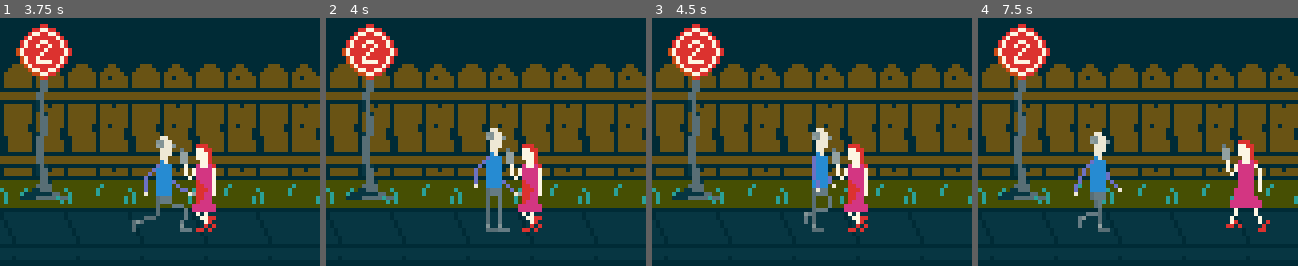
Above: before the commit, frames 1-4 (left to right).
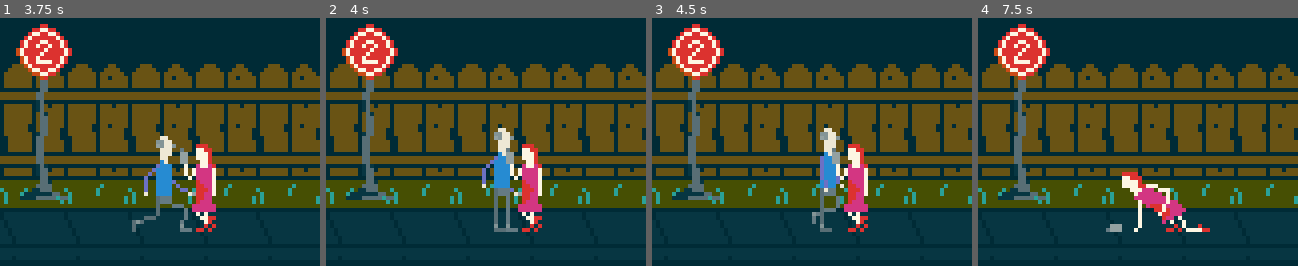
Above: after the commit, the same moments.

Repository: CloneDeath/StabbyStabby
Game: Godot game, scene res://Main.tscn
Two runs of this game, one before a commit and one after it. Both use one fixed random seed, a clock stepped at 60 frames per second and the inputs below.
Inputs:
- Up to frame 1 (3.75 s): no input
- Up to frame 2 (4 s): no input
- Up to frame 3 (4.5 s): no input
- Up to frame 4 (7.5 s): no input

Frame 1 is identical in both runs. In frame 2, 2.4% of the frame differs, in the area x 46-60%, y 44-87%; in frame 3, 2.3%; in frame 4, 6.5%, in the area x 30-92%, y 45-87%.

Commit message:
Added collapse frame for woman

Diff:
--- a/Main.tscn
+++ b/Main.tscn
@@ -70,9 +70,9 @@
 2/shapes = [  ]
 2/z_index = 0
 
-[sub_resource type="Animation" id=4]
+[sub_resource type="Animation" id=3]
 resource_name = "init"
-length = 6.0
+length = 8.0
 loop = true
 tracks/0/type = "value"
 tracks/0/path = NodePath("Man:position")
@@ -81,10 +81,10 @@
 tracks/0/imported = false
 tracks/0/enabled = true
 tracks/0/keys = {
-"times": PoolRealArray( 0, 1.6, 3.89, 3.9, 4.5, 6 ),
-"transitions": PoolRealArray( 1, 1, 274.374, 1, 1, 1 ),
+"times": PoolRealArray( 0, 1.6, 3.9, 4.5, 6, 8 ),
+"transitions": PoolRealArray( 1, 0, 1, 1, 1, 1 ),
 "update": 0,
-"values": [ Vector2( -15, 46 ), Vector2( 33, 46 ), Vector2( 33, 46 ), Vector2( 42, 46 ), Vector2( 42, 46 ), Vector2( 87, 46 ) ]
+"values": [ Vector2( -15, 46 ), Vector2( 33, 46 ), Vector2( 44, 46 ), Vector2( 44, 46 ), Vector2( 87, 46 ), Vector2( 87, 46 ) ]
 }
 tracks/1/type = "value"
 tracks/1/path = NodePath("Woman:position")
@@ -93,10 +93,10 @@
 tracks/1/imported = false
 tracks/1/enabled = true
 tracks/1/keys = {
-"times": PoolRealArray( 0, 2.7, 6 ),
-"transitions": PoolRealArray( 1, 1, 1 ),
+"times": PoolRealArray( 0, 2.7, 4.8, 8 ),
+"transitions": PoolRealArray( 1, 0, 0, 1 ),
 "update": 0,
-"values": [ Vector2( 87, 46 ), Vector2( 51, 46 ), Vector2( 51, 46 ) ]
+"values": [ Vector2( 87, 46 ), Vector2( 51, 46 ), Vector2( 46, 46 ), Vector2( 51, 46 ) ]
 }
 tracks/2/type = "value"
 tracks/2/path = NodePath("Man:frame")
@@ -108,7 +108,7 @@
 "times": PoolRealArray( 0, 0.1, 0.2, 0.3, 0.4, 0.5, 0.6, 0.7, 0.8, 0.9, 1, 1.1, 1.2, 1.3, 1.4, 1.5, 1.6, 1.7, 2, 2.05, 2.35, 2.4, 2.7, 2.75, 3.3, 3.9, 4.2, 4.5, 4.6, 4.7, 4.8, 4.9, 5, 5.1, 5.2, 5.3, 5.4, 5.5, 5.6, 5.7, 5.8, 5.9 ),
 "transitions": PoolRealArray( 1, 1, 1, 1, 1, 1, 1, 1, 1, 1, 1, 1, 1, 1, 1, 1, 1, 1, 1, 1, 1, 1, 1, 1, 1, 1, 1, 1, 1, 1, 1, 1, 1, 1, 1, 1, 1, 1, 1, 1, 1, 1 ),
 "update": 1,
-"values": [ 1, 2, 3, 4, 5, 6, 7, 8, 1, 2, 3, 4, 5, 6, 7, 8, 1, 9, 10, 11, 12, 13, 14, 15, 16, 17, 9, 1, 2, 3, 4, 5, 6, 7, 8, 1, 2, 3, 4, 5, 6, 7 ]
+"values": [ 1, 2, 3, 4, 5, 6, 7, 8, 1, 2, 3, 4, 5, 6, 7, 8, 1, 9, 10, 11, 12, 13, 14, 15, 16, 18, 9, 1, 2, 3, 4, 5, 6, 7, 8, 1, 2, 3, 4, 5, 6, 7 ]
 }
 tracks/3/type = "value"
 tracks/3/path = NodePath("Woman:frame")
@@ -117,10 +117,10 @@
 tracks/3/imported = false
 tracks/3/enabled = true
 tracks/3/keys = {
-"times": PoolRealArray( 0, 0.2, 0.4, 0.6, 0.8, 1, 1.2, 1.4, 1.6, 1.8, 2, 2.2, 2.4, 2.6, 2.7, 3.3 ),
-"transitions": PoolRealArray( 1, 1, 1, 1, 1, 1, 1, 1, 1, 1, 1, 1, 1, 1, 1, 1 ),
+"times": PoolRealArray( 0, 0.2, 0.4, 0.6, 0.8, 1, 1.2, 1.4, 1.6, 1.8, 2, 2.2, 2.4, 2.6, 2.7, 3.3, 4.8 ),
+"transitions": PoolRealArray( 1, 1, 1, 1, 1, 1, 1, 1, 1, 1, 1, 1, 1, 1, 1, 1, 0 ),
 "update": 1,
-"values": [ 1, 2, 3, 4, 5, 6, 7, 8, 1, 2, 3, 4, 5, 6, 9, 10 ]
+"values": [ 1, 2, 3, 4, 5, 6, 7, 8, 1, 2, 3, 4, 5, 6, 9, 10, 11 ]
 }
 
 [node name="Main" type="Node2D"]
@@ -145,17 +145,17 @@
 texture = ExtResource( 3 )
 
 [node name="Man" type="Sprite" parent="."]
-position = Vector2( 42, 46 )
+position = Vector2( 66.9333, 46 )
 texture = ExtResource( 4 )
 hframes = 19
-frame = 17
+frame = 1
 
 [node name="Woman" type="Sprite" parent="."]
-position = Vector2( 51, 46 )
+position = Vector2( 46.7812, 46 )
 texture = ExtResource( 5 )
-hframes = 11
-frame = 10
+hframes = 12
+frame = 11
 
 [node name="AnimationPlayer" type="AnimationPlayer" parent="."]
 autoplay = "init"
-anims/init = SubResource( 4 )
+anims/init = SubResource( 3 )
Not shown: 3 places in Main.tscn that only renumber resources
Binary file changed: Woman/Woman.aseprite
Binary file changed: Woman/Woman.png
